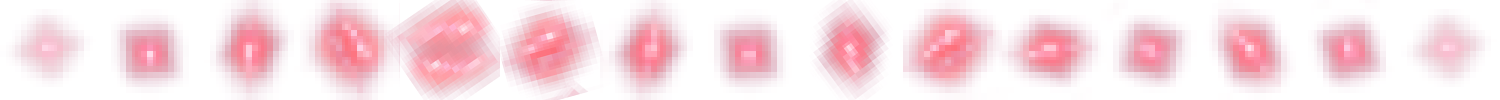
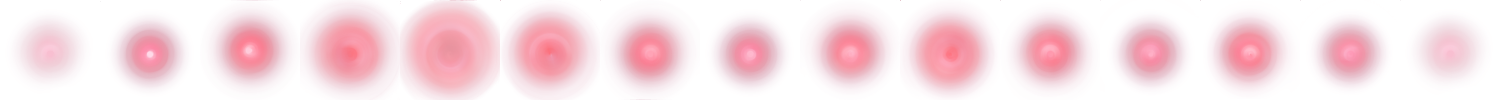
Revision of a layered 1500 × 100 image; what changed, layer by layer:
removed layer "Pasted Layer" over [6, 0, 1491, 100]
painted on "splode.png" over [6, 0, 1491, 100]
